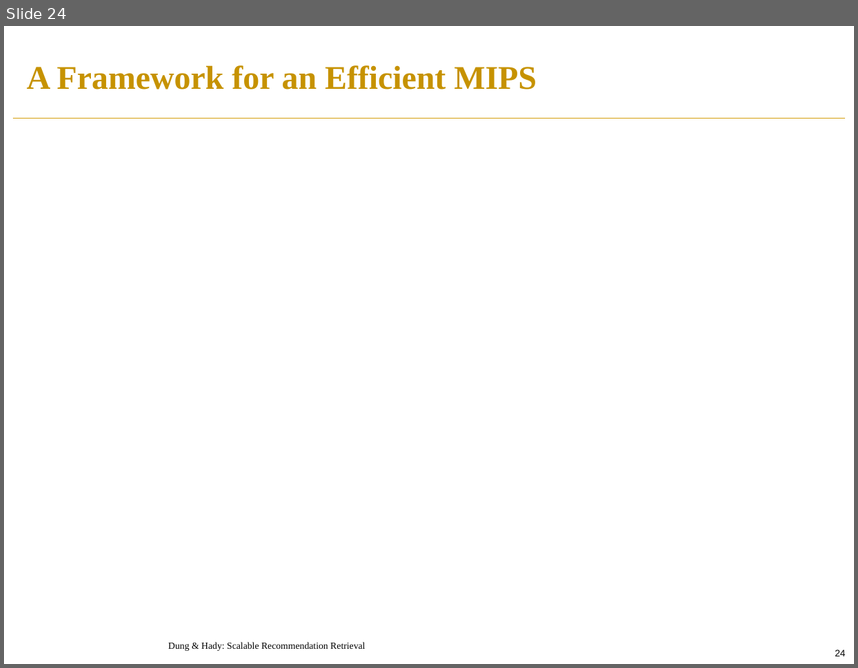
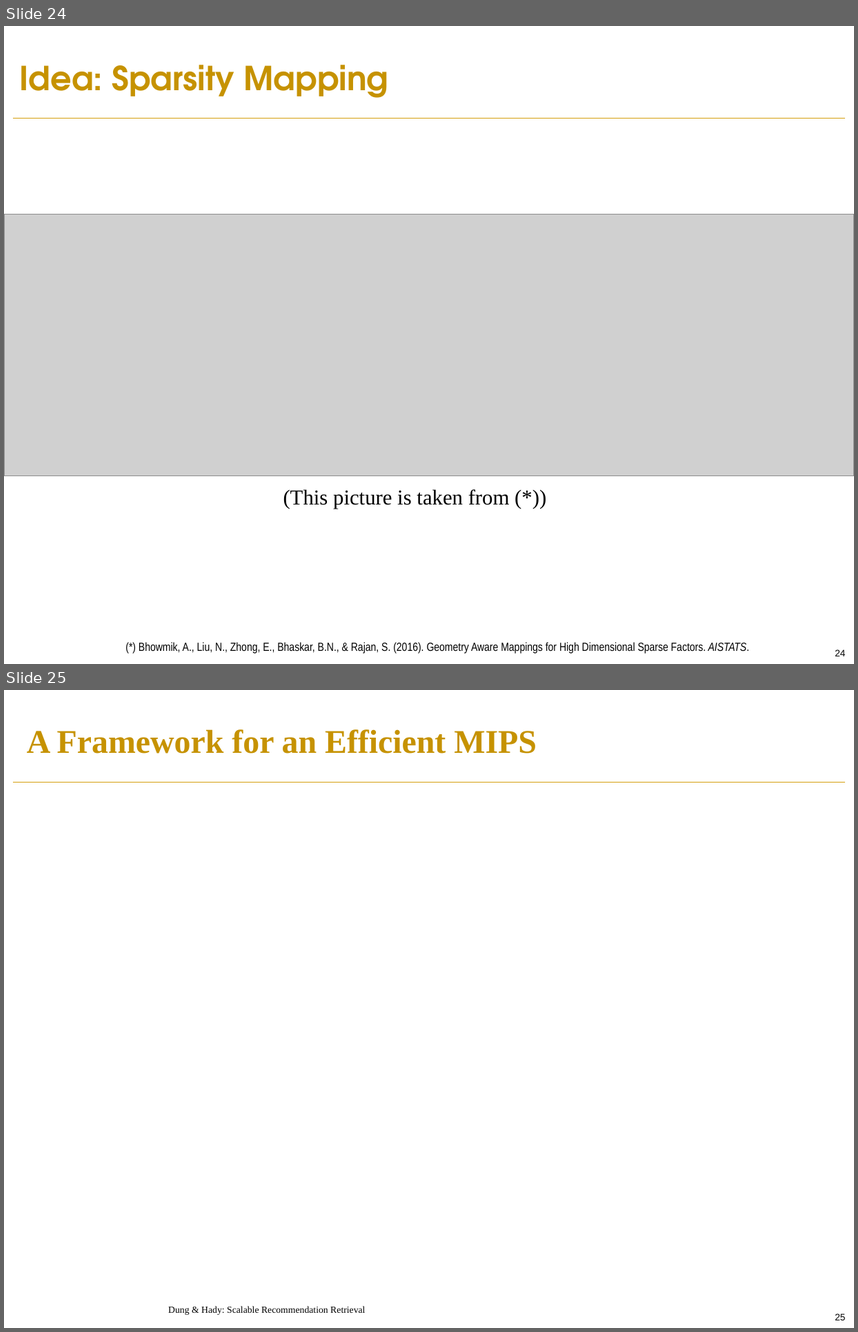
Before and after one commit to PreferredAI/recommendation-retrieval, a slide deck: slides/aaai19-tutorial.pptx. Shown one above the other, each under a label of ours: slide 24 before the commit, slides 24 and 25 after it. The pictures are 858x668 and 858x1332 pixels, drawn with LibreOffice and Linux fonts; fonts in the diff are those of the drawing; grey boxes stand for pictures; background and template pictures are left out. Boxes give left, top, right and bottom in pixels: in the first picture for what was removed or moved away, otherwise in the second. Text is boxed around its words. In the diff, an @@ line names an element or a change of style, - is before the commit and + after.

```diff
--- a/slides/aaai19-tutorial.pptx
+++ b/slides/aaai19-tutorial.pptx
@@ slide 24 added at <box>4,26,854,664</box>, background #FFFFFF; not listed: 1 template element that a slide beside it also shows @@
@@ title added at <box>20,65,389,98</box>, 28 pt, text #C69200, bold @@
+Idea: Sparsity Mapping
@@ picture added at <box>4,214,854,476</box> @@
@@ text added at <box>283,489,510,508</box>, 18 pt, text #000000 @@
+(This picture is taken from (*))
@@ text added at <box>139,641,750,653</box>, 10 pt, text #000000 @@
+(*) Bhowmik, A., Liu, N., Zhong, E., Bhaskar, B.N., & Rajan, S. (2016). Geometry Aware Mappings for High Dimensional Sparse Factors. AISTATS.
@@ page number added at <box>835,649,845,656</box>, 8 pt, text #000000 @@
+24
@@ what was slide 24 is now slide 25 @@
@@ page number at <box>835,1313,845,1320</box>: text changed @@
-24
+25
```
Also in this commit, not shown: 4 slides changed, 2 other slides added.
